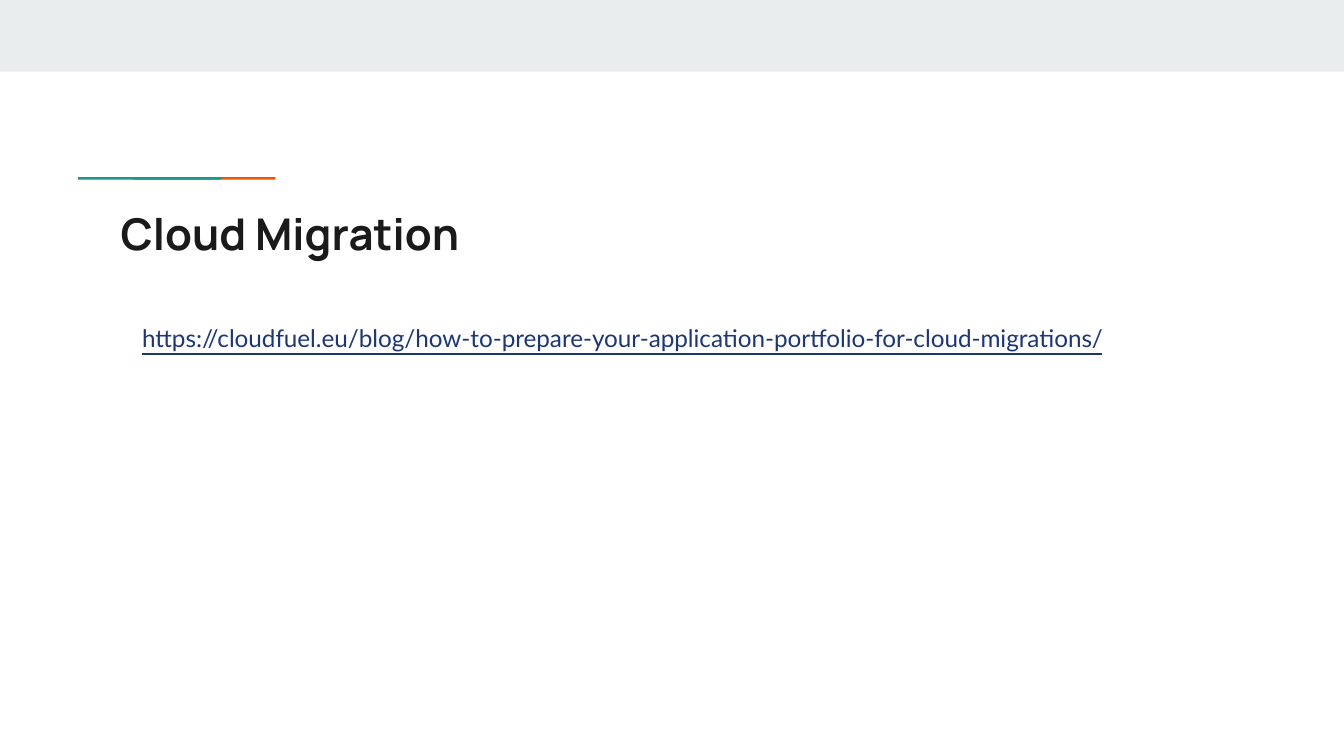
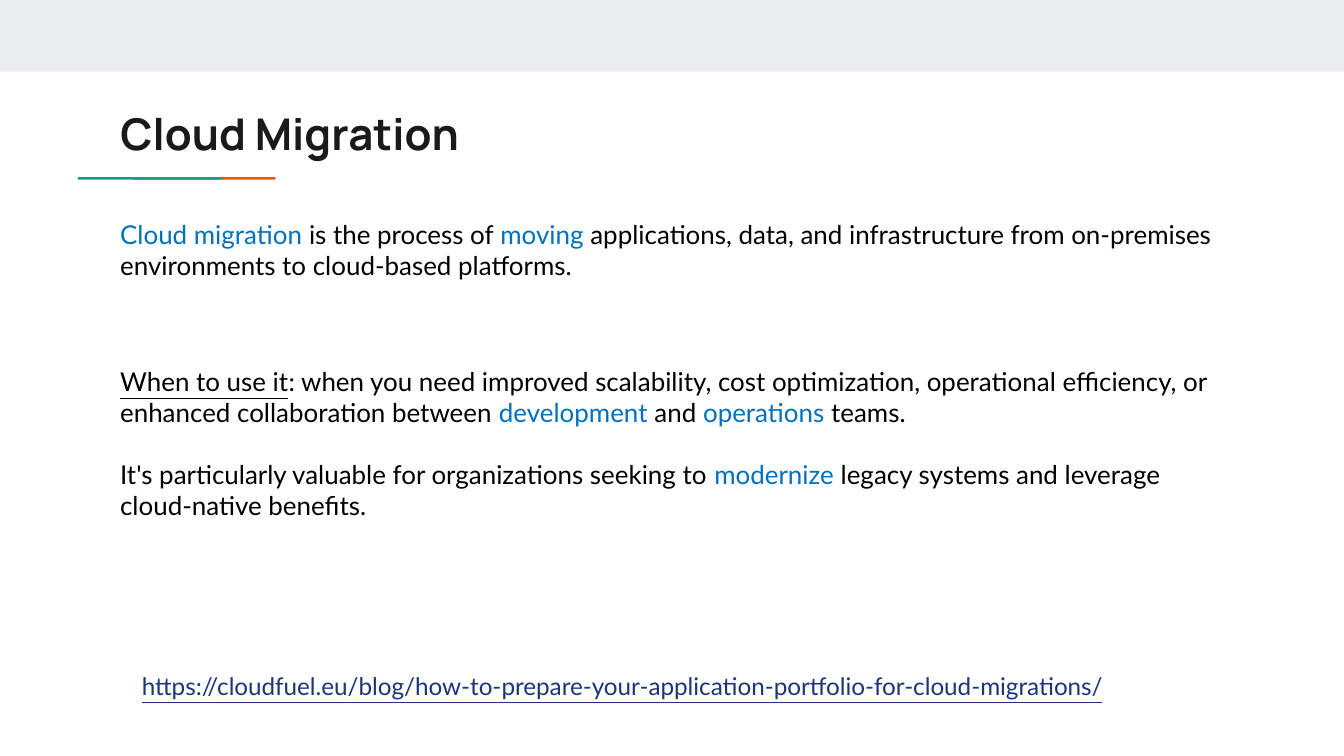
Before and after one commit to GoonerMAK/SWE_4801_Software_Maintenance, a slide deck: slide 37 of Chapter 13_legacy Systems.pptx (slide 36 before the commit). Drawn at 1344x756 pixels with LibreOffice and Linux fonts; fonts in the diff are those of the drawing. Boxes give left, top, right and bottom in pixels: in the first picture for what was removed or moved away, otherwise in the second. Text is boxed around its words. In the diff, an @@ line names an element or a change of style, - is before the commit and + after.

```diff
--- a/Chapter 13_legacy Systems.pptx
+++ b/Chapter 13_legacy Systems.pptx
@@ title "Cloud Migration": place and size @@
-title "Cloud Migration" at box(121, 218, 459, 261)
+title "Cloud Migration" at box(120, 118, 459, 161)
@@ text added at box(120, 225, 1211, 280), 13.8 pt, text #000000 @@
+Cloud migration is the process of moving applications, data, and infrastructure from on-premises environments to cloud-based platforms.
@@ text added at box(120, 372, 1207, 516), 13.8 pt, text #000000 @@
+When to use it: when you need improved scalability, cost optimization, operational efficiency, or enhanced collaboration between development and operations teams.
+It's particularly valuable for organizations seeking to modernize legacy systems and leverage cloud-native benefits.
@@ text "https://cloudfuel.eu/blog/how-to-prepare-your-application-po ...": place and size @@
-text "https://cloudfuel.eu/blog/how-to-prepare-your-application-po ..." at box(142, 329, 1103, 352)
+text "https://cloudfuel.eu/blog/how-to-prepare-your-application-po ..." at box(142, 677, 1103, 700)
@@ text "https://cloudfuel.eu/blog/how-to-prepare-your-application-po ..." at box(142, 677, 1103, 700): line spacing 1.15 to 1.05 @@
```
Also in this commit, not shown: 4 other slides changed, 2 slides added, 7 other files.
